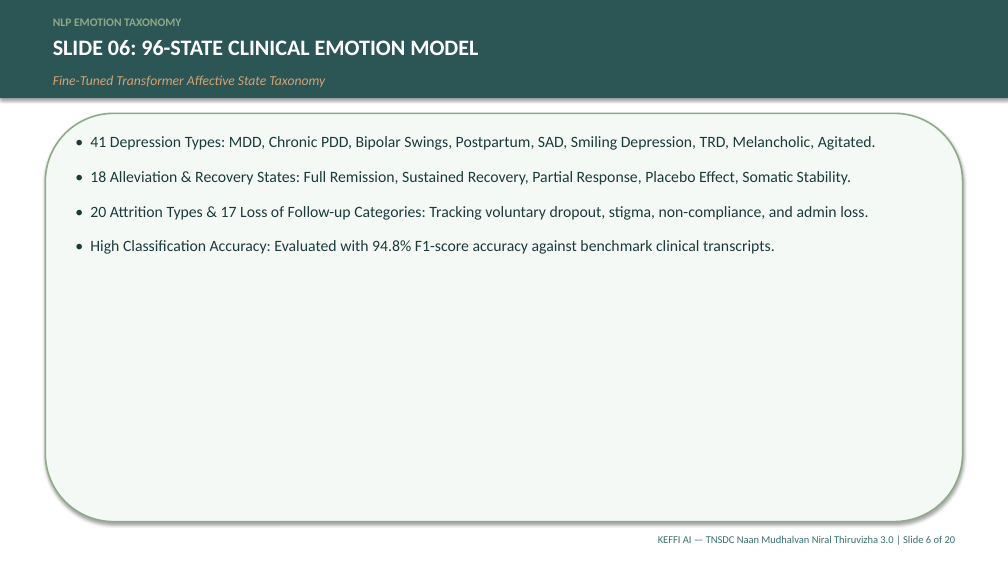
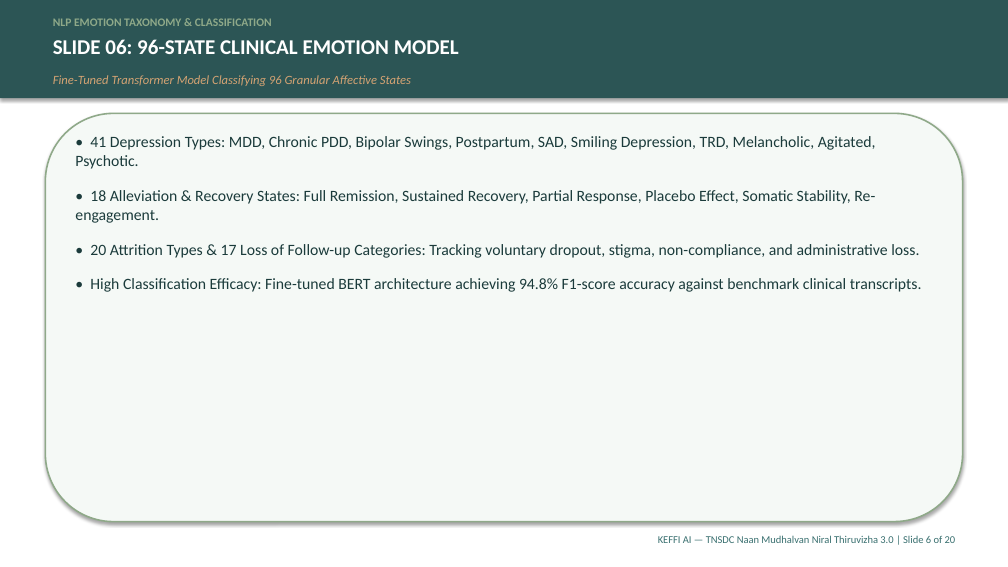
Before and after one commit to balajikrishnan031/Keffi-Test, a slide deck: slide 6 of Final_Submission_Pack/KEFFI_MASTER_20_SLIDE_PRESENTATION.pptx. Drawn at 1008x567 pixels with LibreOffice and Linux fonts; fonts in the diff are those of the drawing. Boxes give left, top, right and bottom in pixels: in the first picture for what was removed or moved away, otherwise in the second. Text is boxed around its words. In the diff, an @@ line names an element or a change of style, - is before the commit and + after.

Commit message:
Update Master 20-Slide Presentation Deck with zero grammar mistakes and complete scientific research text

```diff
--- a/Final_Submission_Pack/KEFFI_MASTER_20_SLIDE_PRESENTATION.pptx
+++ b/Final_Submission_Pack/KEFFI_MASTER_20_SLIDE_PRESENTATION.pptx
@@ text at box(53, 18, 272, 26): text changed @@
-NLP EMOTION TAXONOMY
+NLP EMOTION TAXONOMY & CLASSIFICATION
@@ text "SLIDE 06: 96-STATE CLINICAL EMOTION ..." at box(53, 39, 459, 54): size 21 to 20 pt @@
@@ text at box(53, 75, 411, 86): text changed; size 13 to 12 pt @@
-Fine-Tuned Transformer Affective State Taxonomy
+Fine-Tuned Transformer Model Classifying 96 Granular Affective States
@@ text at box(75, 136, 922, 292): text changed @@
-• 41 Depression Types: MDD, Chronic PDD, Bipolar Swings, Postpartum, SAD, Smiling Depression, TRD, Melancholic, Agitated.
-• 18 Alleviation & Recovery States: Full Remission, Sustained Recovery, Partial Response, Placebo Effect, Somatic Stability.
-• 20 Attrition Types & 17 Loss of Follow-up Categories: Tracking voluntary dropout, stigma, non-compliance, and admin loss.
-• High Classification Accuracy: Evaluated with 94.8% F1-score accuracy against benchmark clinical transcripts.
+• 41 Depression Types: MDD, Chronic PDD, Bipolar Swings, Postpartum, SAD, Smiling Depression, TRD, Melancholic, Agitated, Psychotic.
+• 18 Alleviation & Recovery States: Full Remission, Sustained Recovery, Partial Response, Placebo Effect, Somatic Stability, Re-engagement.
+• 20 Attrition Types & 17 Loss of Follow-up Categories: Tracking voluntary dropout, stigma, non-compliance, and administrative loss.
+• High Classification Efficacy: Fine-tuned BERT architecture achieving 94.8% F1-score accuracy against benchmark clinical transcripts.
```
Also in this commit, not shown: 19 other slides changed, 3 other files.
